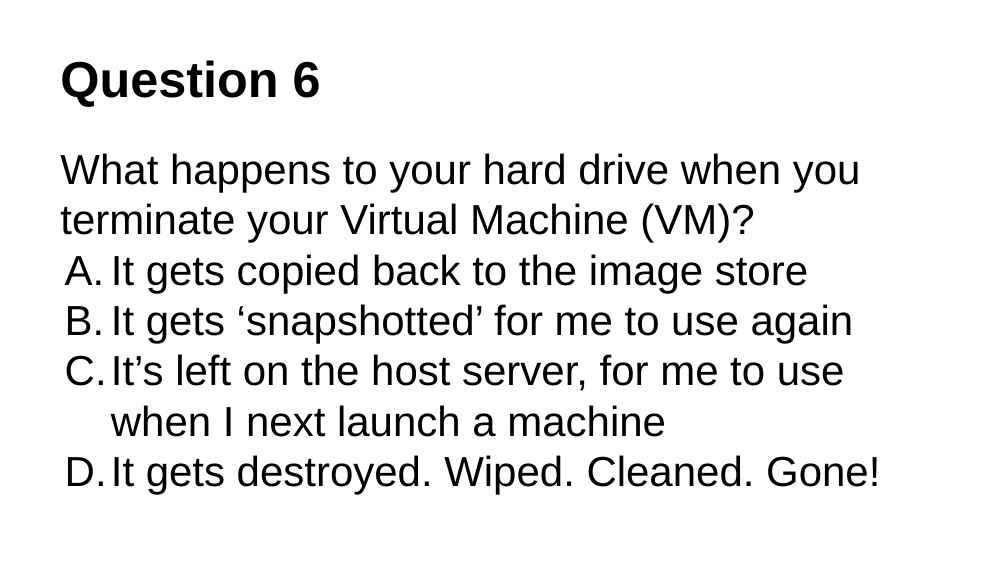
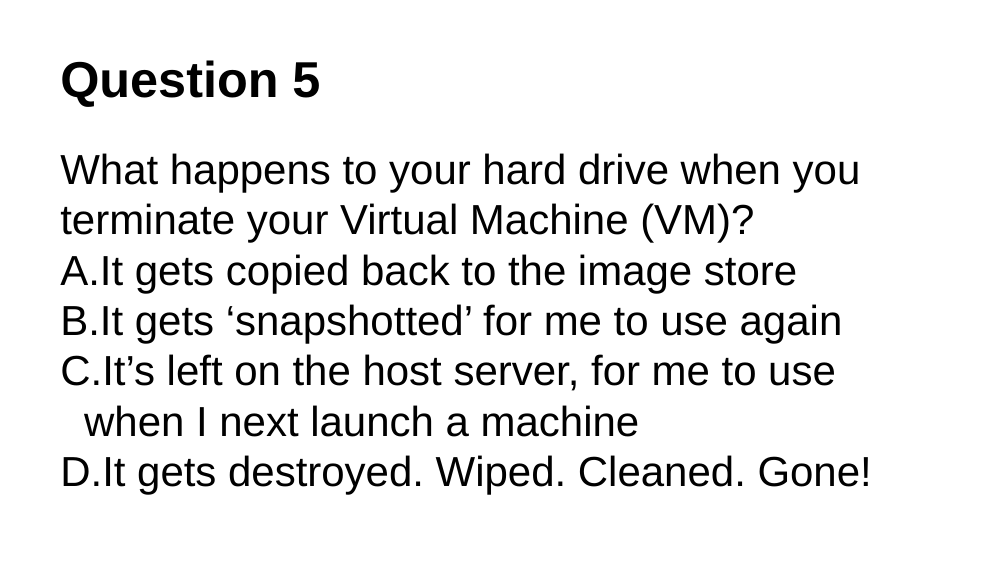
Before and after one commit to resbaz/nectar-cloud-lessons, a slide deck: slide 7 of Lessons/Lesson_I/Lesson_I_Questions.pptx (slide 8 before the commit). Drawn at 1008x567 pixels with LibreOffice and Linux fonts; fonts in the diff are those of the drawing. Boxes give left, top, right and bottom in pixels: in the first picture for what was removed or moved away, otherwise in the second. Text is boxed around its words. In the diff, an @@ line names an element or a change of style, - is before the commit and + after.

```diff
--- a/Lessons/Lesson_I/Lesson_I_Questions.pptx
+++ b/Lessons/Lesson_I/Lesson_I_Questions.pptx
@@ text at (x1=60, y1=60, x2=320, y2=106): text changed @@
-Question 6
+Question 5
@@ text at (x1=60, y1=254, x2=872, y2=495): indent changed @@
```
Also in this commit, not shown: 4 other slides changed, 2 slides removed, 2 other files.
